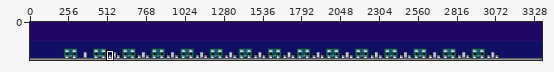
Two versions of one pixel-art file, public/game/tiles/start.aseprite. The picture above shows the old version from afar; the outline marks the close-up.
Close-up. Before the commit:
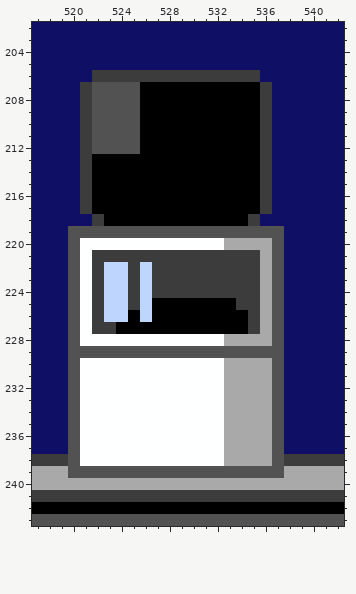
3376x312 pixels, 1 frame. Shown: x 517..542, y 202..243. The wide view leaves out empty margins. The commit also changed other parts of the picture, which this record leaves out.
After the commit:
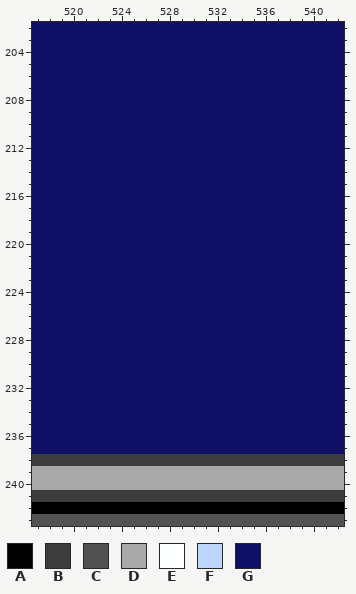
Palette (. is transparent): A #000000  B #3c3c3c  C #525252  D #a9a9a9  E #feffff  F #bed6fd  G #0f0f65
Changes in this commit:
Changed rows in their new state; - is an unchanged pixel.
Layer "machines":
first column x 520:
206 --GGGGGGGGGGGGGG--
207 -GGGGGGGGGGGGGGGG-
208 -GGGGGGGGGGGGGGGG-
209 -GGGGGGGGGGGGGGGG-
210 -GGGGGGGGGGGGGGGG-
211 -GGGGGGGGGGGGGGGG-
212 -GGGGGGGGGGGGGGGG-
213 -GGGGGGGGGGGGGGGG-
214 -GGGGGGGGGGGGGGGG-
215 -GGGGGGGGGGGGGGGG-
216 -GGGGGGGGGGGGGGGG-
217 -GGGGGGGGGGGGGGGG-
218 --GGGGGGGGGGGGGG--
219 GGGGGGGGGGGGGGGGGG
220 GGGGGGGGGGGGGGGGGG
221 GGGGGGGGGGGGGGGGGG
222 GGGGGGGGGGGGGGGGGG
223 GGGGGGGGGGGGGGGGGG
224 GGGGGGGGGGGGGGGGGG
225 GGGGGGGGGGGGGGGGGG
226 GGGGGGGGGGGGGGGGGG
227 GGGGGGGGGGGGGGGGGG
228 GGGGGGGGGGGGGGGGGG
229 GGGGGGGGGGGGGGGGGG
230 GGGGGGGGGGGGGGGGGG
231 GGGGGGGGGGGGGGGGGG
232 GGGGGGGGGGGGGGGGGG
233 GGGGGGGGGGGGGGGGGG
234 GGGGGGGGGGGGGGGGGG
235 GGGGGGGGGGGGGGGGGG
236 GGGGGGGGGGGGGGGGGG
237 GGGGGGGGGGGGGGGGGG
238 BBBBBBBBBBBBBBBBBB
239 DDDDDDDDDDDDDDDDDD
Where, in picture pixels (left, top, right, bottom), the same in both close-ups:
changed: (68, 70, 284, 478)
